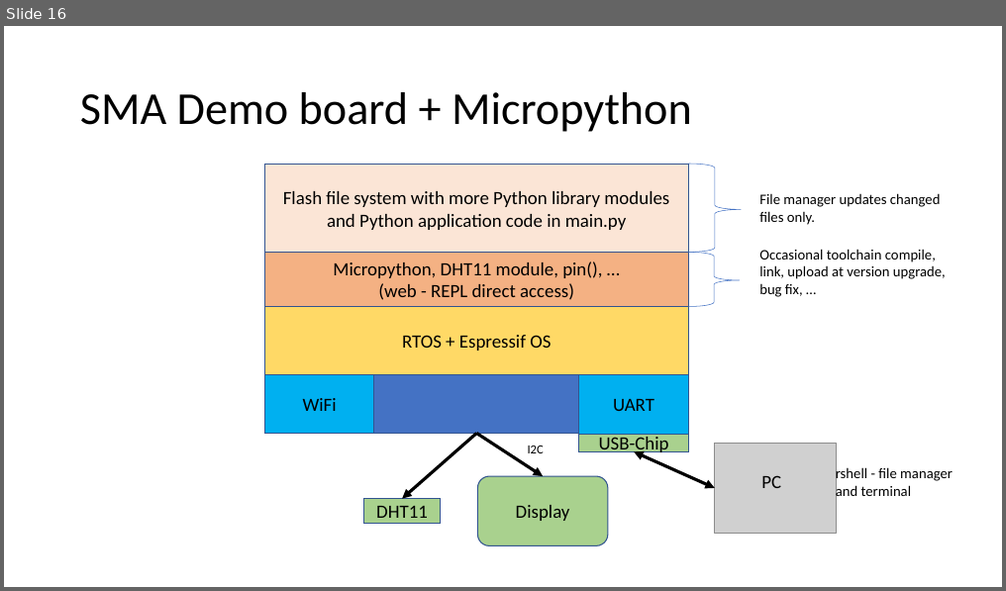
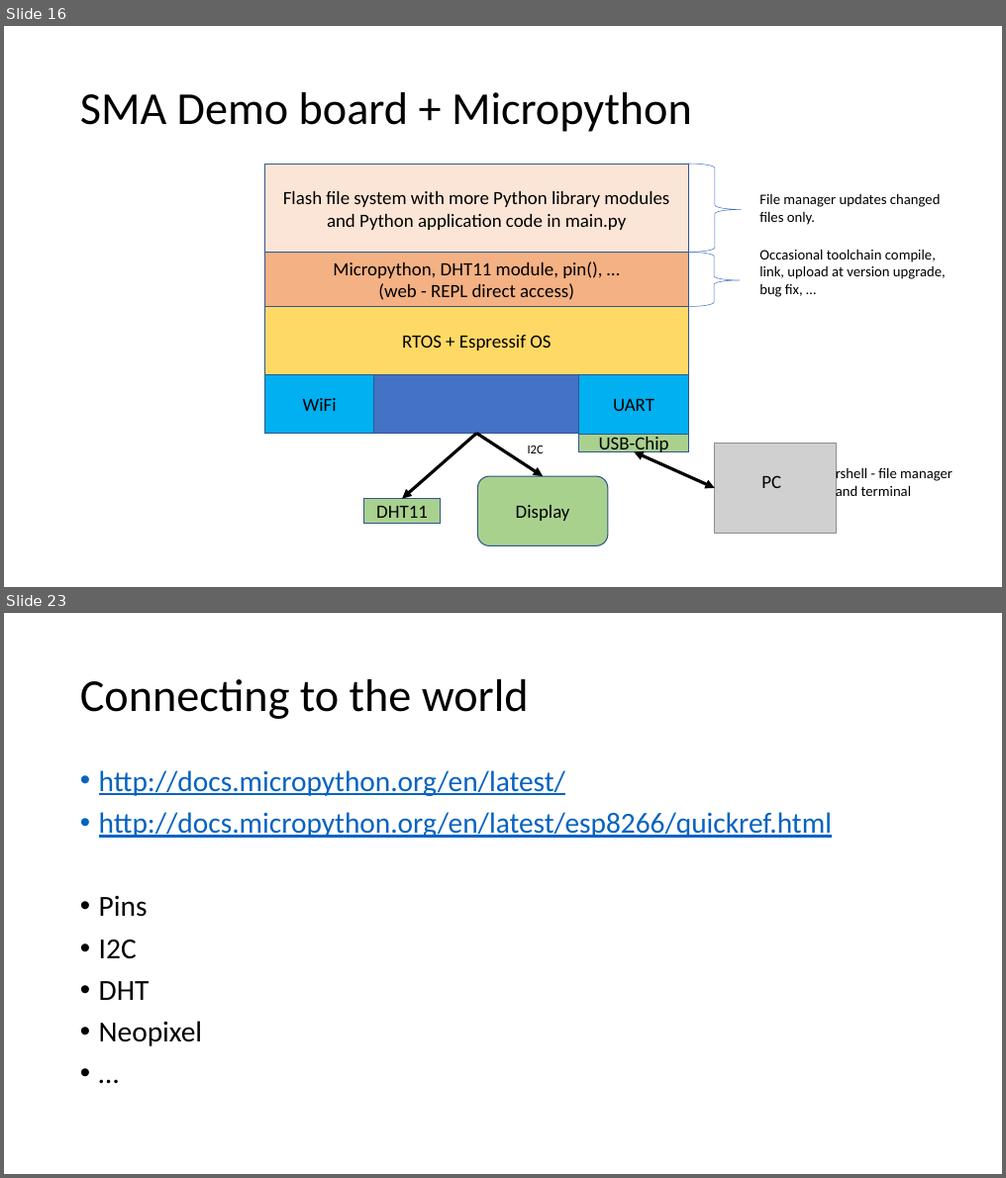
Before and after one commit to sensemakersamsterdam/micropython, a slide deck: MicroPython.pptx. Shown one above the other, each under a label of ours: slide 16 before the commit, slides 16 and 23 after it; the slides between them are not shown. The pictures are 1006x591 and 1006x1178 pixels, drawn with LibreOffice and Linux fonts; fonts in the diff are those of the drawing; grey boxes stand for pictures. Boxes give left, top, right and bottom in pixels: in the first picture for what was removed or moved away, otherwise in the second. Text is boxed around its words. In the diff, an @@ line names an element or a change of style, - is before the commit and + after.

```diff
--- a/MicroPython.pptx
+++ b/MicroPython.pptx
@@ slide 23 added at bbox=[4, 613, 1002, 1174], background #FFFFFF @@
@@ title added at bbox=[80, 679, 529, 719], 44 pt, text #000000 @@
+Connecting to the world
@@ text added at bbox=[99, 770, 832, 1047], 28 pt, text #0563C1, underline @@
+• http://docs.micropython.org/en/latest/
+• http://docs.micropython.org/en/latest/esp8266/quickref.html
+• Pins
+• I2C
+• DHT
+• Neopixel
+• …
```
Also in this commit, not shown: 8 other slides added.
